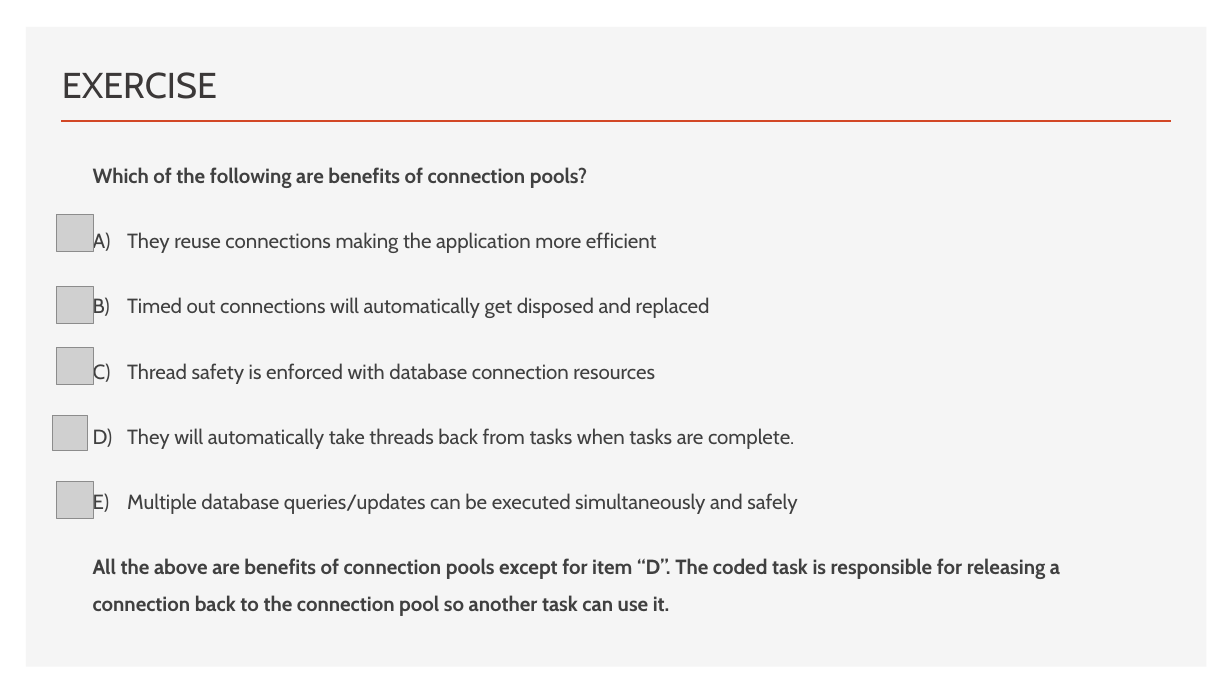
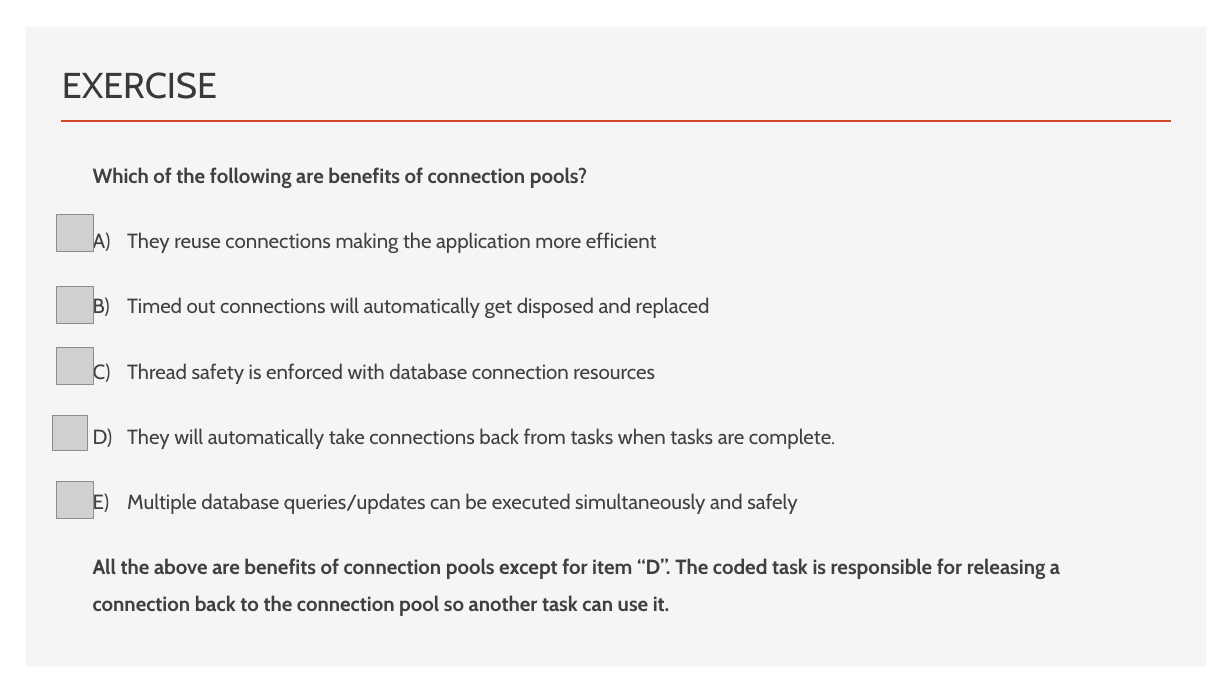
Before and after one commit to thomasnield/oreilly_programming_with_sql, a slide deck: slide 32 of oreilly_programming_with_sql.pptx. Drawn at 1232x693 pixels with LibreOffice and Linux fonts; fonts in the diff are those of the drawing; grey boxes stand for pictures. Boxes give left, top, right and bottom in pixels: in the first picture for what was removed or moved away, otherwise in the second. Text is boxed around its words. In the diff, an @@ line names an element or a change of style, - is before the commit and + after.

```diff
--- a/oreilly_programming_with_sql.pptx
+++ b/oreilly_programming_with_sql.pptx
@@ text at (127,428,835,449): text changed @@
-D) They will automatically take threads back from tasks when tasks are complete.
+D) They will automatically take connections back from tasks when tasks are complete.
```
Also in this commit, not shown: 1 other slide changed, 4 other files.
